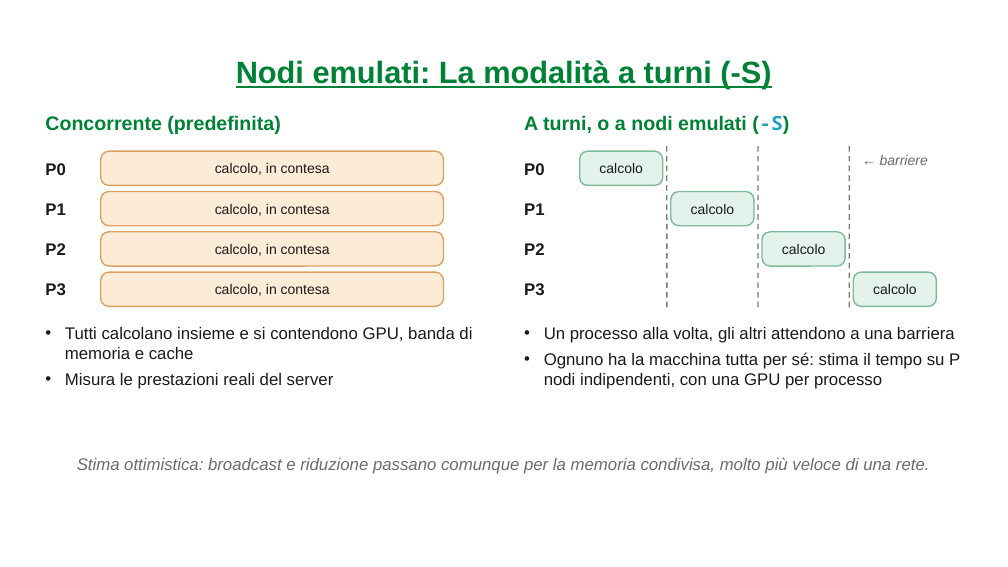
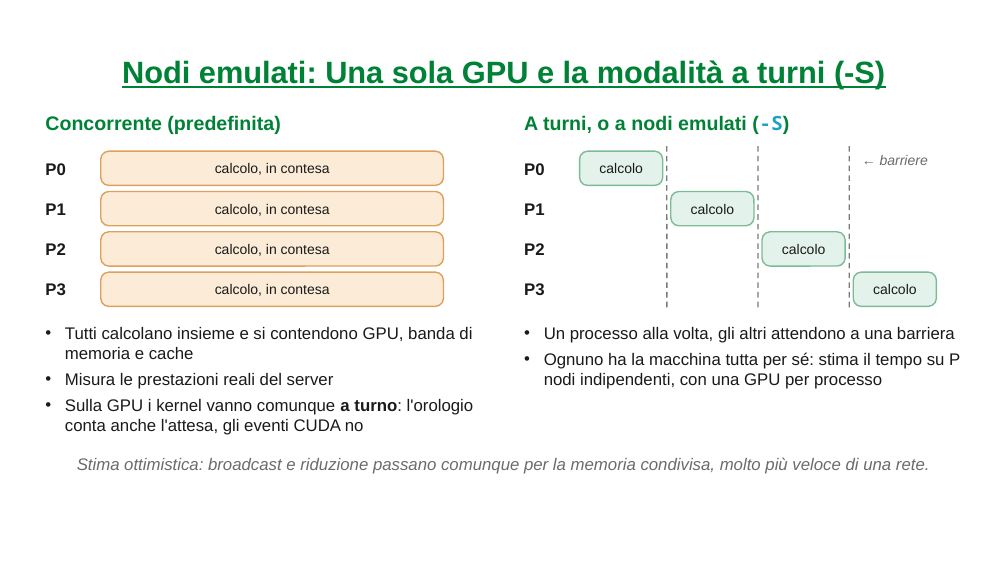
Before and after one commit to carloni2021/SCPA, a slide deck: slide 64 of relazione/presentazione/SCPA_Presentazione_Carloni.pptx (slide 62 before the commit). Drawn at 1008x567 pixels with LibreOffice and Linux fonts; fonts in the diff are those of the drawing; background and template pictures are left out. Boxes give left, top, right and bottom in pixels: in the first picture for what was removed or moved away, otherwise in the second. Text is boxed around its words. In the diff, an @@ line names an element or a change of style, - is before the commit and + after.

```diff
--- a/relazione/presentazione/SCPA_Presentazione_Carloni.pptx
+++ b/relazione/presentazione/SCPA_Presentazione_Carloni.pptx
@@ title at bbox=[122, 60, 885, 89]: text changed @@
-Nodi emulati: La modalità a turni (-S)
+Nodi emulati: Una sola GPU e la modalità a turni (-S)
@@ text at bbox=[65, 399, 474, 435]: paragraph added @@
+• Sulla GPU i kernel vanno comunque a turno: l'orologio conta anche l'attesa, gli eventi CUDA no
```
Also in this commit, not shown: 33 other slides changed, 4 slides added, 8 slides removed, 33 other files.
